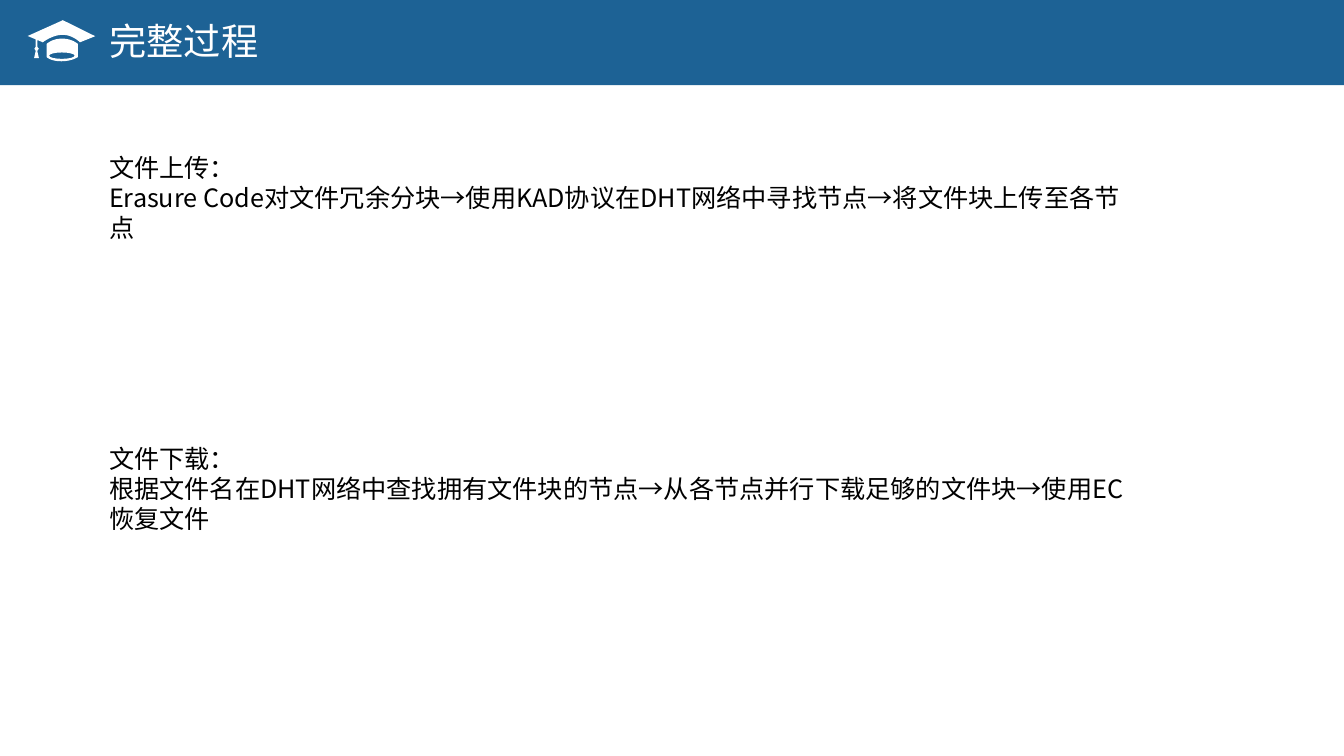
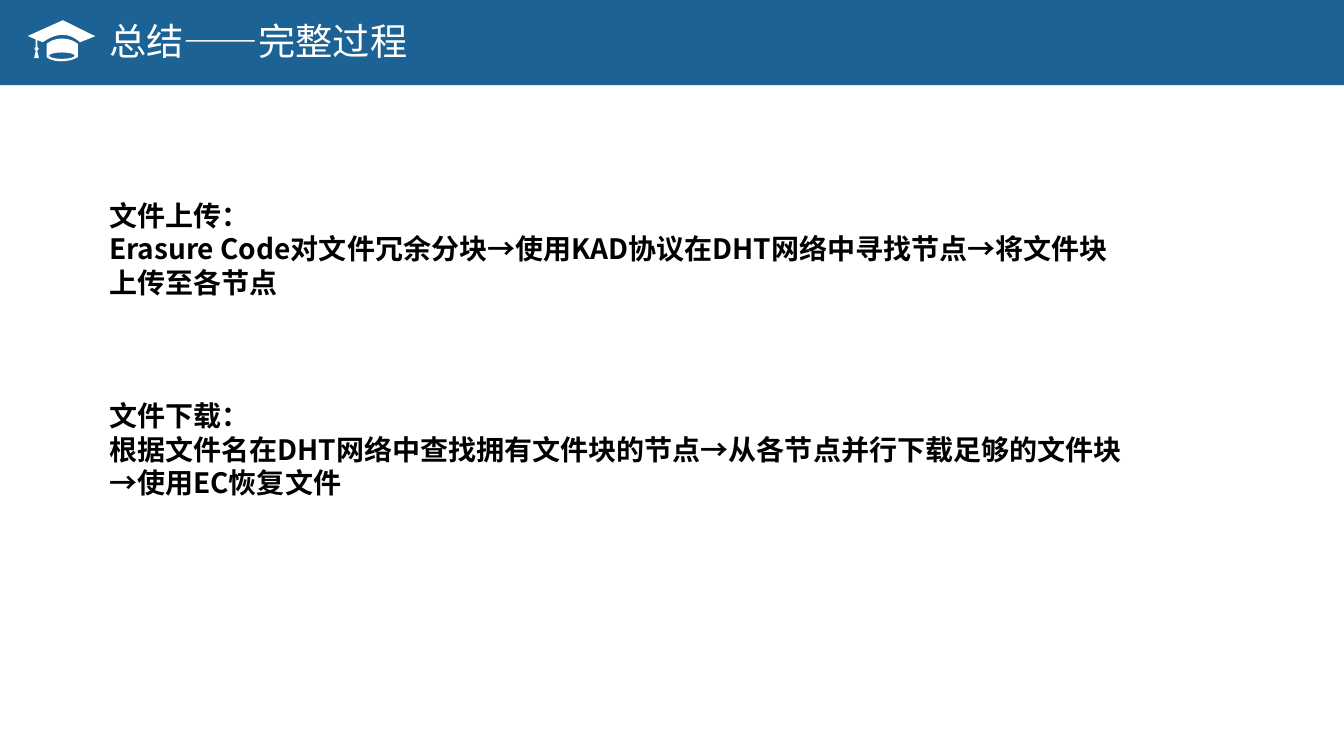
Before and after one commit to OSH-2018/X-exciting, a slide deck: slide 25 of new/结题报告.pptx (slide 21 before the commit). Drawn at 1344x756 pixels with LibreOffice and Linux fonts; fonts in the diff are those of the drawing. Boxes give left, top, right and bottom in pixels: in the first picture for what was removed or moved away, otherwise in the second. Text is boxed around its words. In the diff, an @@ line names an element or a change of style, - is before the commit and + after.

```diff
--- a/new/结题报告.pptx
+++ b/new/结题报告.pptx
@@ text at [109, 23, 407, 58]: text changed @@
-完整过程
+总结——完整过程
@@ text "文件上传：" at [109, 202, 1108, 296]: size 18 to 20 pt, bold on @@
@@ text "文件上传：": place and size @@
-text "文件上传：" at [109, 155, 1119, 239]
+text "文件上传：" at [109, 202, 1108, 296]
@@ text "文件下载：": place and size @@
-text "文件下载：" at [109, 446, 1123, 500]
+text "文件下载：" at [109, 402, 1121, 496]
@@ text "文件下载：" at [109, 402, 1121, 496]: size 18 to 20 pt, bold on @@
```
Also in this commit, not shown: 10 other slides changed, 7 slides added, 4 slides removed.
